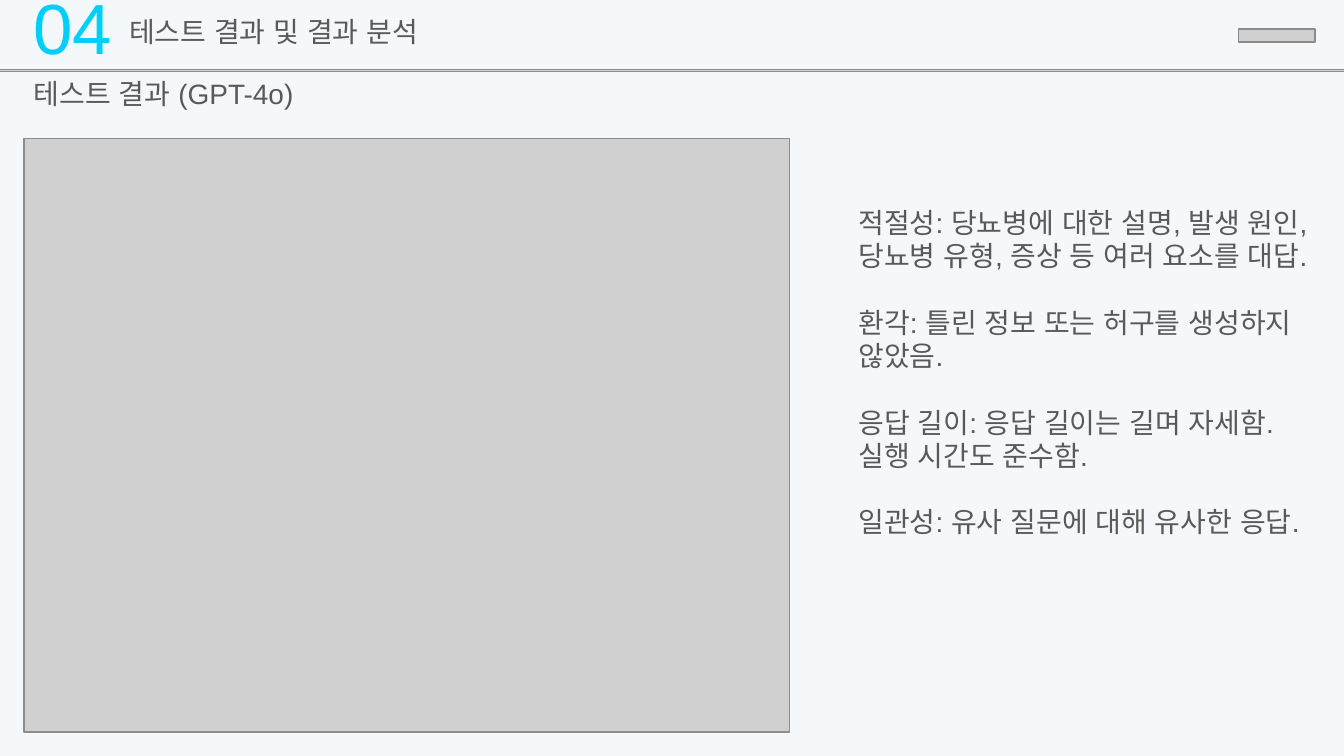
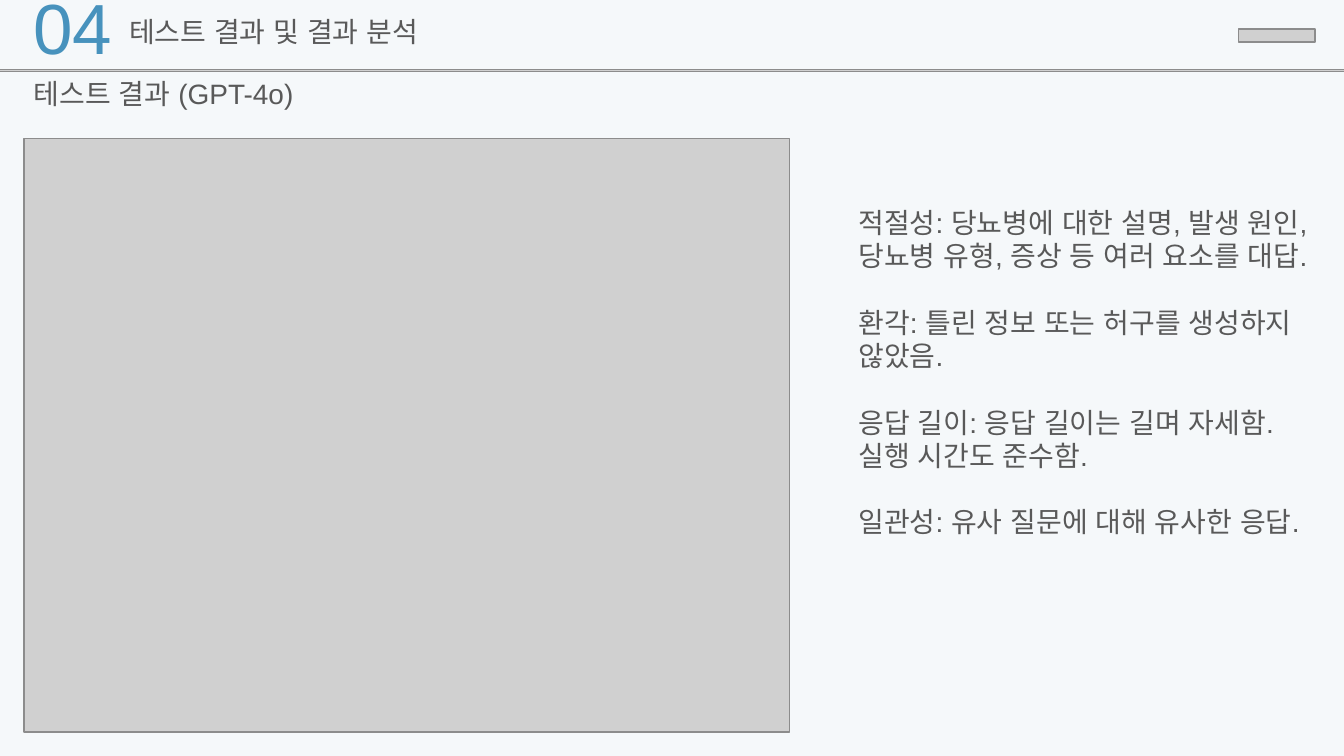
Before and after one commit to SKNETWORKS-FAMILY-AICAMP/SKN12-3RD-5TEAM, a slide deck: slide 12 of 산출물/5조 PPT.pptx (slide 10 before the commit). Drawn at 1344x756 pixels with LibreOffice and Linux fonts; fonts in the diff are those of the drawing; grey boxes stand for pictures. Boxes give left, top, right and bottom in pixels: in the first picture for what was removed or moved away, otherwise in the second. Text is boxed around its words. In the diff, an @@ line names an element or a change of style, - is before the commit and + after.

```diff
--- a/산출물/5조 PPT.pptx
+++ b/산출물/5조 PPT.pptx
@@ text "04" at [33, 4, 112, 55]: text colour #00CFF8 to #4792BD @@
```
Also in this commit, not shown: 11 other slides changed, 10 slides added, 4 slides removed.
